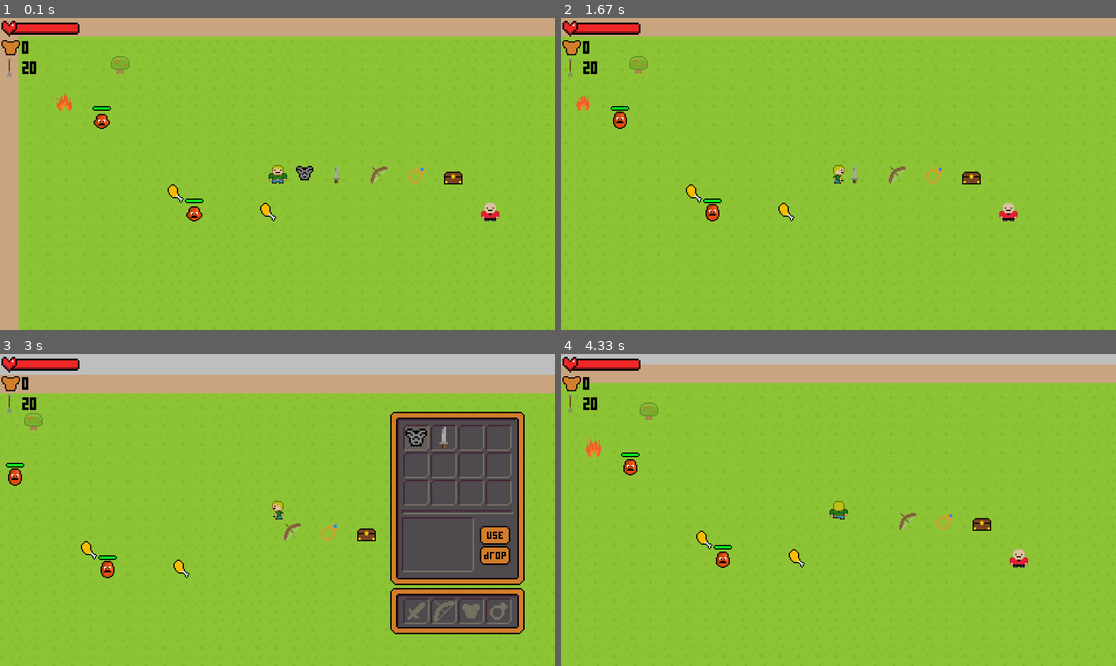
Above: before the commit, frames 1-4 (two rows, left to right).
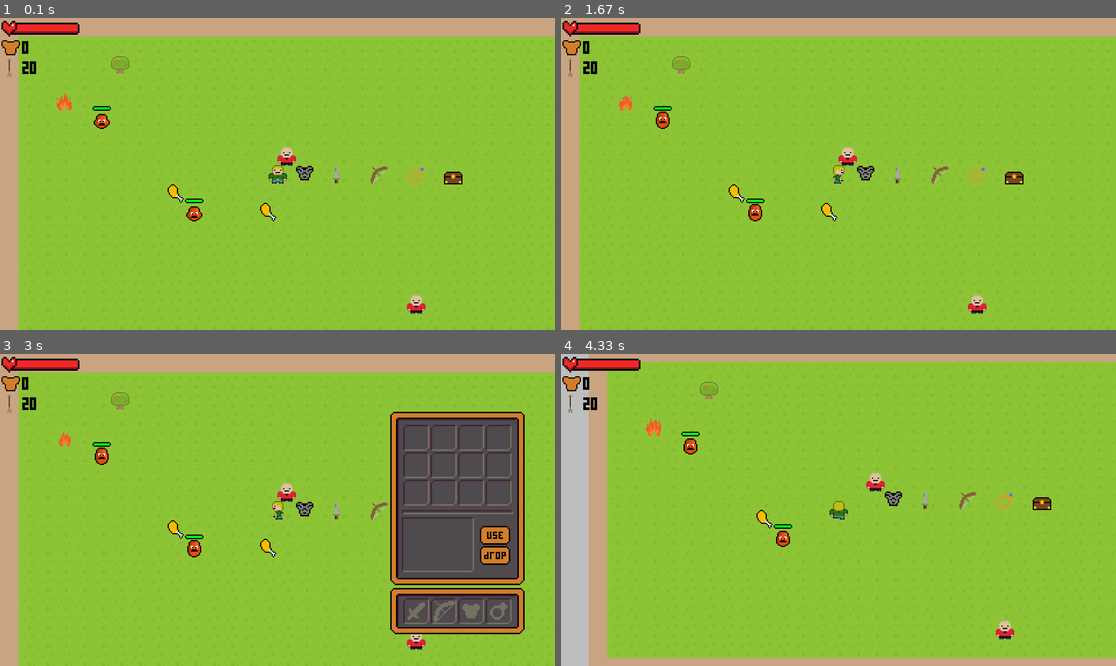
Above: after the commit, the same moments.

Repository: Flashweb14/PyGameRPG
Game: pygame game, started from RPG/__main__.py
The game is run twice, just before and just after one commit, with the same random seed, the same clock (stepped at 60 frames per second) and the same inputs.
Inputs (mouse positions are in pixels of both pictures, inside the frame that each line leads up to):
- Up to frame 1 (0.1 s): no input
- Up to frame 2 (1.67 s): hold J 0.33-0.8 s; hold D 0.33-0.8 s; tap J at 0.83 s; click (977, 102) at 1.22 s; hold D from 1.5 s (still down); tap I at 1.65 s
- Up to frame 3 (3 s): release D at 1.97 s; hold W 2-2.3 s; hold D 2.33-2.8 s; hold A from 2.83 s (still down); tap I at 2.98 s
- Up to frame 4 (4.33 s): release A at 3.37 s; hold S 3.4-3.7 s; hold A 3.73-4.13 s; hold W from 4.17 s (still down); tap I at 4.32 s

The runs differ from the first frame. In frame 1, 0.4% of the frame differs, in the area x 50-90%, y 41-95%; in frame 2, 5.3%; in frame 3, 17%; in frame 4, 20%, in the area x 0-100%, y 0-100%.

Commit message:
:sparkles: Добавление системы квестов

Diff:
--- a/RPG/scripts/base_enemy.py
+++ b/RPG/scripts/base_enemy.py
@@ -5,7 +5,7 @@
 
 
 class BaseEnemy(GameObject):
-    def __init__(self, game, image, x, y, max_hp, damage):
+    def __init__(self, game, image, x, y, max_hp, damage, name):
         super().__init__(game, image,
                          x, y, game.all_sprites, game.enemy_group)
         self.max_hp = max_hp
@@ -16,10 +16,16 @@
         self.y = y * TILE_SIZE
         self.angered = False
         self.last_attack_time = False
+        self.name = name
 
     def update(self):
         if self.hp <= 0:
             self.die()
+            for quest in self.game.player.quests:
+                if quest.enemy == self.name:
+                    quest.left -= 1
+                    quest.update()
+                    self.game.journal_group.update()
 
         if self.check_player_around(TILE_SIZE + 8, 4):
             self.attack()
--- /dev/null
+++ b/RPG/scripts/base_quest.py
@@ -0,0 +1,14 @@
+from RPG.scripts.consts import TILE_SIZE
+
+
+class BaseQuest:
+    def __init__(self, game, title, description, reward):
+        self.reward = reward
+        self.description = description
+        self.title = title
+        self.game = game
+
+    def done(self):
+        if not self.game.inventory.add_item(self.reward):
+            self.reward.x = self.game.player.rect.x - TILE_SIZE
+            self.reward.y = self.game.player.rect.y
--- a/RPG/scripts/consts.py
+++ b/RPG/scripts/consts.py
@@ -64,6 +64,7 @@
 DROP_BUTTON = load_image('resources/sprites/gui/inventory/drop_btn.png')
 
 GAME_FONT = pygame.font.Font('resources/fonts/font.ttf', 35)
+QUEST_DESCRIPTION_FONT = pygame.font.Font('resources/fonts/font.ttf', 25)
 
 IRON_CHEST = load_image('resources/sprites/game_objects/armor/iron_chest.png')
 IRON_SWORD = load_image('resources/sprites/game_objects/weapon/iron_sword.png')
@@ -80,5 +81,6 @@
 RED_SHIRT_NPC = load_image('resources/sprites/npcs/redshirt/redshirt.png')
 
 QUEST_GUI = load_image('resources/sprites/gui/quest/quest_gui.png')
+QUEST_GUI_1 = load_image('resources/sprites/gui/quest/quest_gui.png')
 ACCEPT_BUTTON = load_image('resources/sprites/gui/quest/accept_btn.png')
 REJECT_BUTTON = load_image('resources/sprites/gui/quest/reject_btn.png')
--- a/RPG/scripts/game.py
+++ b/RPG/scripts/game.py
@@ -16,6 +16,8 @@
 from RPG.scripts.chest import Chest
 from RPG.scripts.quest_npc import QuestNPC
 from RPG.scripts.consts import RED_SHIRT_NPC
+from RPG.scripts.kill_quest import KillQuest
+from RPG.scripts.gui.journal import Journal
 
 pygame.init()
 
@@ -30,6 +32,7 @@
 
         self.player = None
         self.inventory = None
+        self.journal = None
         self.camera = Camera(self)
 
         self.all_sprites = pygame.sprite.Group()
@@ -46,6 +49,7 @@
         self.errors_group = pygame.sprite.Group()
         self.npc_group = pygame.sprite.Group()
         self.quest_gui_group = pygame.sprite.Group()
+        self.journal_group = pygame.sprite.Group()
 
         self.groups = [self.all_sprites, self.player_group, self.walls_group, self.background_group,
                        self.gui_group, self.harm_sprites, self.enemy_group]
@@ -57,6 +61,7 @@
         self.count = 0
 
         self.inventory_opened = False
+        self.journal_opened = False
 
     @staticmethod
     def terminate():
@@ -80,9 +85,10 @@
                     tree = self, 'tree', x, y
         Fire(self, 3, 4)
         self.player = Player(*player)
+        self.journal = Journal(self)
         Tile(*tree)
-        RedSlime(self, 5, 5)
-        RedSlime(self, 10, 10)
+        RedSlime(self, 5, 5, 'Red Slime')
+        RedSlime(self, 10, 10, "Red Slime")
         self.hp_bar = HealthBar(self, 5, 10)
         self.arrows_ind = ArrowsIndicator(self, 26, 140)
         self.armor_ind = ArmorIndicator(self, 5, 70)
@@ -100,7 +106,24 @@
         Weapon(self, 'wooden_bow', 7, 20, 8)
         Ring(self, 'golden_ring', 22, 8)
         Chest(self, Armor(self, 2, 16, 8), 24, 8)
-        QuestNPC(self, RED_SHIRT_NPC, 26, 10)
+        QuestNPC(self, RED_SHIRT_NPC, KillQuest(self, 'Slime Killing', ['Hello, stranger!',
+                                                                        'Our village in danger,',
+                                                                        'group of slimes',
+                                                                        'appeared in the',
+                                                                        'nearest forrest',
+                                                                        'can you help us?',
+                                                                        'kill 10 slimes'],
+                                                'Red Slime',
+                                                Weapon(self, 'iron_sword', -500, -500, 8), 2), 15, 7)
+        QuestNPC(self, RED_SHIRT_NPC, KillQuest(self, 'Village In Danger', ['Hello, stranger!',
+                                                                            'Our village in danger,',
+                                                                            'group of slimes',
+                                                                            'appeared in the',
+                                                                            'nearest forrest',
+                                                                            'can you help us?',
+                                                                            'kill 10 slimes'],
+                                                'Red Slime',
+                                                Armor(self, 'iron_chest', -500, -500), 1), 22, 15)
 
     def start_new_game(self, level):
         self.generate_level(level)
--- a/RPG/scripts/game_processes/main_process.py
+++ b/RPG/scripts/game_processes/main_process.py
@@ -38,8 +38,11 @@
         game.all_sprites.draw(game.screen)
         game.errors_group.draw(game.screen)
         game.errors_group.update()
+        game.player_group.draw(game.screen)
         if game.inventory_opened:
             game.gui_group.draw(game.screen)
+        if game.journal_opened:
+            game.journal_group.draw(game.screen)
         game.quest_gui_group.draw(game.screen)
         game.clock.tick(game.FPS)
         if game.count < game.FPS:
--- /dev/null
+++ b/RPG/scripts/gui/journal.py
@@ -0,0 +1,34 @@
+import pygame
+from RPG.scripts.consts import QUEST_DESCRIPTION_FONT
+
+
+class Journal(pygame.sprite.Sprite):
+    def __init__(self, game):
+        super().__init__(game.journal_group)
+        self.game = game
+        self.image = pygame.Surface((500, 500), pygame.SRCALPHA)
+        self.image.fill((0, 0, 0, 0))
+        self.rect = self.image.get_rect()
+        self.x = 10
+        self.y = 50
+        self.rect.x = 5
+        self.rect.y = 220
+
+    def update(self):
+        self.image.fill((0, 0, 0, 0))
+        string_y = 0
+        for quest in self.game.player.quests:
+            string_rendered = QUEST_DESCRIPTION_FONT.render(quest.title, 1, pygame.Color(210, 125, 44))
+            rect = string_rendered.get_rect()
+            rect.x = 0
+            rect.y = string_y
+            string_y += 42
+            self.image.blit(string_rendered, rect)
+
+            string_rendered = QUEST_DESCRIPTION_FONT.render(quest.enemy + ' ' + str(quest.amount - quest.left) +
+                                                            '/' + str(quest.amount), 1, pygame.Color('black'))
+            rect = string_rendered.get_rect()
+            rect.x = 15
+            rect.y = string_y
+            string_y += 45
+            self.image.blit(string_rendered, rect)
--- a/RPG/scripts/gui/quest_gui.py
+++ b/RPG/scripts/gui/quest_gui.py
@@ -1,24 +1,39 @@
 import pygame
 from RPG.scripts.game_object import GameObject
-from RPG.scripts.consts import QUEST_GUI
+from RPG.scripts.consts import QUEST_GUI, QUEST_DESCRIPTION_FONT, QUEST_GUI_1
 from RPG.scripts.gui.button import Button
 
 
 class QuestGui(GameObject):
-    def __init__(self, game, npc, reward):
+    def __init__(self, game, quest):
         super().__init__(game, QUEST_GUI, 870, 200, game.quest_gui_group)
         self.rect.x = 870
         self.rect.y = 200
-        self.npc = npc
-        self.reward = reward
+        self.quest = quest
         self.accept_btn = Button(game, self.rect.x + 70, self.rect.y + 490, 'accept', game.quest_gui_group)
         self.reject_btn = Button(game, self.rect.x + 260, self.rect.y + 490, 'reject', game.quest_gui_group)
+        description_y = 50
+        for string in quest.description:
+            string_rendered = QUEST_DESCRIPTION_FONT.render(string, 0, pygame.Color('white'))
+            string_rect = string_rendered.get_rect()
+            string_rect.x = 55
+            string_rect.y = description_y
+            self.image.blit(string_rendered, string_rect)
+            description_y += 40
+        self.quest.reward.rect.x = 180 + (105 - self.quest.reward.rect.w) // 2
+        self.quest.reward.rect.y = 370 + (105 - self.quest.reward.rect.h) // 2
+        self.image.blit(self.quest.reward.image, self.quest.reward.rect)
 
     def handle_event(self, event):
         if event.type == pygame.MOUSEBUTTONUP:
             if event.button == pygame.BUTTON_LEFT:
                 if self.accept_btn.rect.collidepoint(event.pos):
-                    self.accept_btn.on_click()
+                    if self.quest not in self.game.player.quests:
+                        self.game.player.quests.append(self.quest)
+                        self.game.journal.update()
+                        for sprite in self.game.quest_gui_group:
+                            self.game.quest_gui_group.remove(sprite)
                 if self.reject_btn.rect.collidepoint(event.pos):
                     for sprite in self.game.quest_gui_group:
                         self.game.quest_gui_group.remove(sprite)
+                    pygame.mouse.set_visible(False)
--- /dev/null
+++ b/RPG/scripts/kill_quest.py
@@ -0,0 +1,14 @@
+from RPG.scripts.base_quest import BaseQuest
+
+
+class KillQuest(BaseQuest):
+    def __init__(self, game, title, description, enemy, reward, amount):
+        super().__init__(game, title, description, reward)
+        self.enemy = enemy
+        self.amount = amount
+        self.left = amount
+
+    def update(self):
+        if self.left == 0:
+            self.done()
+            self.game.player.quests.remove(self)
--- a/RPG/scripts/player.py
+++ b/RPG/scripts/player.py
@@ -47,6 +47,8 @@
         self.bow_damage = 3
         self.crit_chance = 95
 
+        self.quests = []
+
     def handle_event(self, event):
         if event.type == pygame.KEYDOWN:
             if event.key == pygame.K_SPACE:
@@ -84,6 +86,11 @@
                     pygame.mouse.set_visible(False)
                 else:
                     self.game.inventory_opened = True
+            if event.key == pygame.K_j:
+                if self.game.journal_opened:
+                    self.game.journal_opened = False
+                else:
+                    self.game.journal_opened = True
             if event.key == pygame.K_f:
                 check_sprite = pygame.sprite.Sprite()
                 check_sprite.rect = pygame.Rect((0, 0), (70, 70))
--- a/RPG/scripts/quest_npc.py
+++ b/RPG/scripts/quest_npc.py
@@ -3,9 +3,11 @@
 
 
 class QuestNPC(GameObject):
-    def __init__(self, game, image, x, y):
+    def __init__(self, game, image, quest, x, y):
         super().__init__(game, image, x, y, game.npc_group, game.all_sprites)
+        self.quest = quest
 
     def give_quest(self):
-        QuestGui(self.game, self, None)
-        self.game.quest_gui_opened = True
+        if self.quest:
+            QuestGui(self.game, self.quest)
+            self.quest = None
--- a/RPG/scripts/red_slime.py
+++ b/RPG/scripts/red_slime.py
@@ -6,11 +6,12 @@
 
 
 class RedSlime(BaseEnemy):
-    def __init__(self, game, x, y):
-        super().__init__(game, RED_SLIME_1, x, y, 56, 20)
+    def __init__(self, game, x, y, name):
+        super().__init__(game, RED_SLIME_1, x, y, 56, 20, name)
         self.animation_list = [RED_SLIME_1, RED_SLIME_2, RED_SLIME_3]
         self.speed = 60
         self.hp_bar = HealthBarNPC(game, self)
+        self.name = 'Red Slime'
 
     def update(self):
         if self.game.count % 10 == 0:
Binary file added: RPG/resources/sprites/map/roof_1.png
Binary file added: RPG/resources/sprites/map/roof_2.png
Binary file added: RPG/resources/sprites/map/roof_3.png
Binary file added: RPG/resources/sprites/map/tree_bottom.png
Binary file added: RPG/resources/sprites/map/tree_top.png
Binary file added: RPG/resources/sprites/map/wall_1.png
Binary file added: RPG/resources/sprites/map/wall_2.png
Binary file added: RPG/resources/sprites/map/wall_3.png
Binary file added: RPG/resources/sprites/map/wall_4.png
